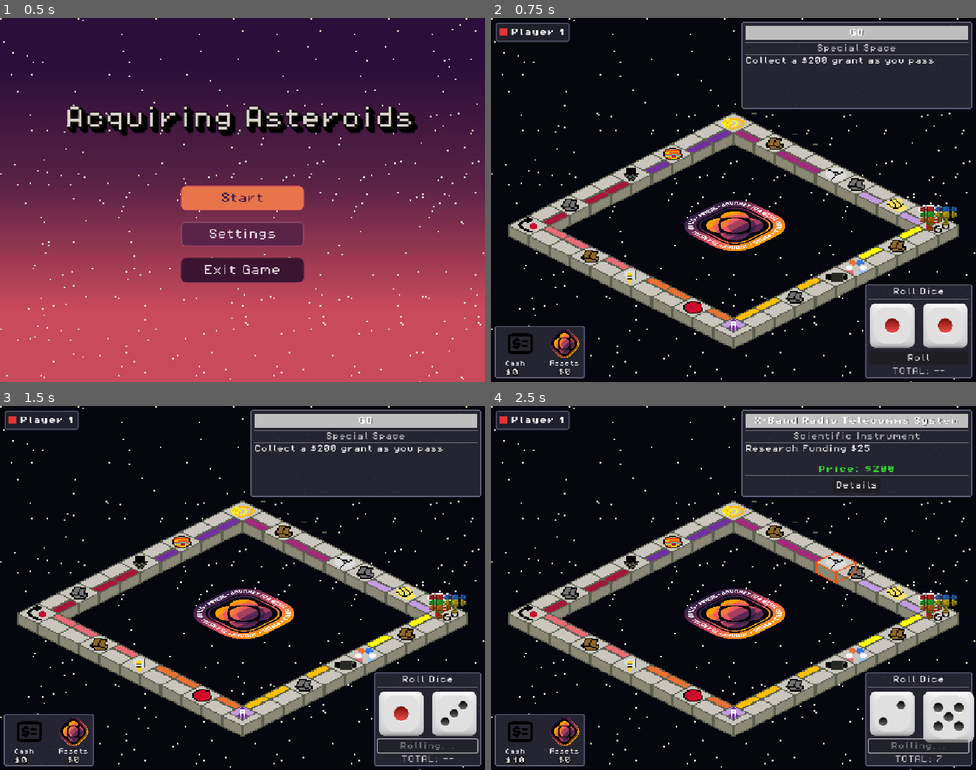
Above: before the commit, frames 1-4 (two rows, left to right).
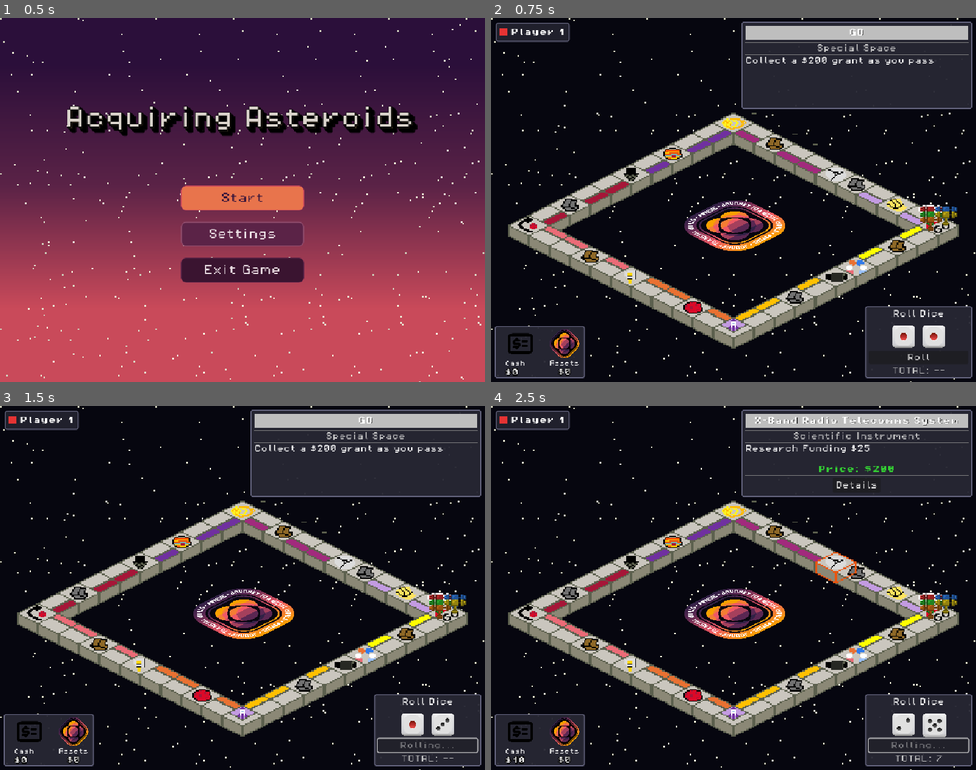
Above: after the commit, the same moments.

Repository: MissionToPsyche-Platinum/platinum_24d_game_psycheopoly-psb
Game: Godot game, scene res://scenes/StartMenu.tscn
Two runs of this game, one before a commit and one after it. Both use one fixed random seed, a clock stepped at 60 frames per second and the inputs below.
Inputs (mouse positions are in pixels of both pictures, inside the frame that each line leads up to):
- Up to frame 1 (0.5 s): no input
- Up to frame 2 (0.75 s): click "Start" at 0.5 s
- Up to frame 3 (1.5 s): click "Roll" at 1.25 s
- Up to frame 4 (2.5 s): tap Enter at 2 s; move the mouse to (840, 569) at 2.02 s; tap C at 2.1 s; click (840, 569) at 2.17 s

Frame 1 is identical in both runs. In frame 2, 3.1% of the frame differs, in the area x 77-100%, y 73-98%; in frame 3, 3.3%; in frame 4, 3.5%.

Commit message:
feat: adjust dice roll panel layout

Diff:
--- a/scenes/DiceRollPanel.tscn
+++ b/scenes/DiceRollPanel.tscn
@@ -50,7 +50,7 @@
 anchor_right = 1.0
 anchor_bottom = 1.0
 offset_left = -34.0
-offset_top = -66.0
+offset_top = -20.0
 offset_right = 3.0517578e-05
 grow_horizontal = 2
 grow_vertical = 2
@@ -90,11 +90,15 @@
 alignment = 1
 
 [node name="Die1" type="TextureRect" parent="RollPanel/MarginContainer/VBox/DiceRow"]
+custom_minimum_size = Vector2(48, 48)
 layout_mode = 2
+expand_mode = 1
 stretch_mode = 5
 
 [node name="Die2" type="TextureRect" parent="RollPanel/MarginContainer/VBox/DiceRow"]
+custom_minimum_size = Vector2(48, 48)
 layout_mode = 2
+expand_mode = 1
 stretch_mode = 5
 
 [node name="RollButton" type="Button" parent="RollPanel/MarginContainer/VBox"]
--- a/scenes/dice_roll_panel.gd
+++ b/scenes/dice_roll_panel.gd
@@ -32,7 +32,7 @@
 # ---------------------------
 # Pop animation (landing feel)
 # ---------------------------
-@export var pop_scale: float = 1.15
+@export var pop_scale: float = 1.08
 # How much to scale up the dice when they land (1.15 = 15% bigger). We can adjust this setting freely to see what we like
 
 @export var pop_time: float = 0.08
